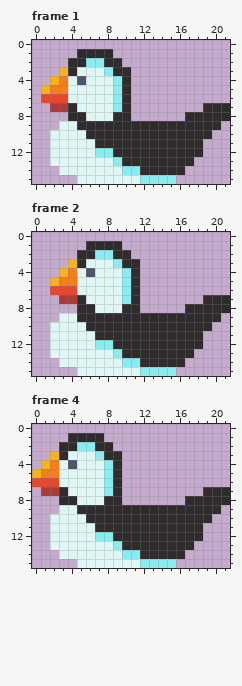
Pixel-art file, stored at assets/PuffinPeck.aseprite. The picture above was drawn from the file before the commit.
22x16 pixels, 4 frames. Shown: frame 1, frame 2, frame 4. The commit also changed other frames, which this record leaves out.
After the commit:
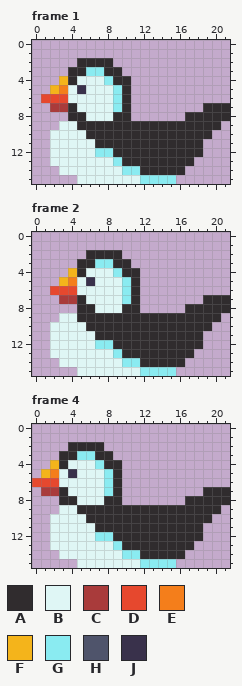
Palette (. is transparent): A #302c2e  B #dff6f5  C #a93b3b  D #e6482e  E #f47e1b  F #f4b41b  G #8aebf1  H #4f546b  J #39314b
The commit says: Puffins look sentient (probably are not though)
From old to new:
Changed rows in their new state; - is an unchanged pixel.
Frame 1:
first column x 1:
 1 ----....--
 2 ---.-AA-.-
 3 --.-AGGA-.
 4 -.FAB--GA-
 5 .F--J-----
Frame 2:
first column x 2:
 1 ----....--
 2 ---.-AA-.-
 3 --.-AGGA-.
 4 -.FAB--GA-
 5 .F--J-----
Frame 4:
first column x 0:
 1 ----....--
 2 ---.-AA-.-
 3 --.-AGGA-.
 4 -.FAB--GA-
 5 .F--J-----
Pixel boxes of the changes (left, top, right, bottom) in both pictures:
changed: (41, 49, 131, 94)
changed: (50, 241, 140, 286)
changed: (32, 433, 122, 478)
